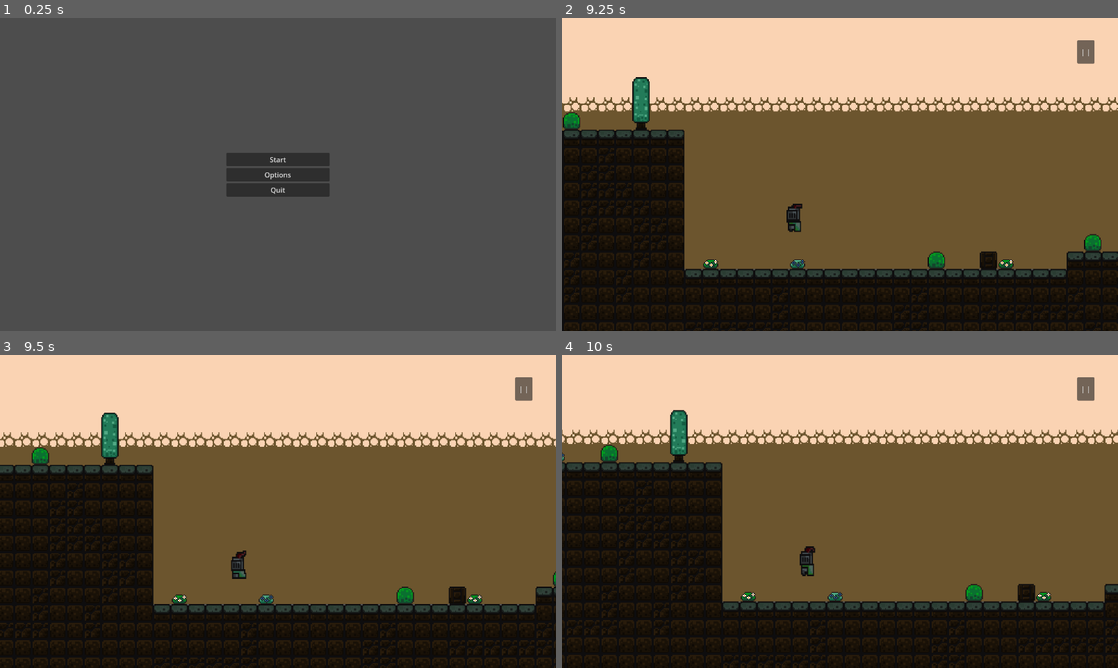
Above: before the commit, frames 1-4 (two rows, left to right).
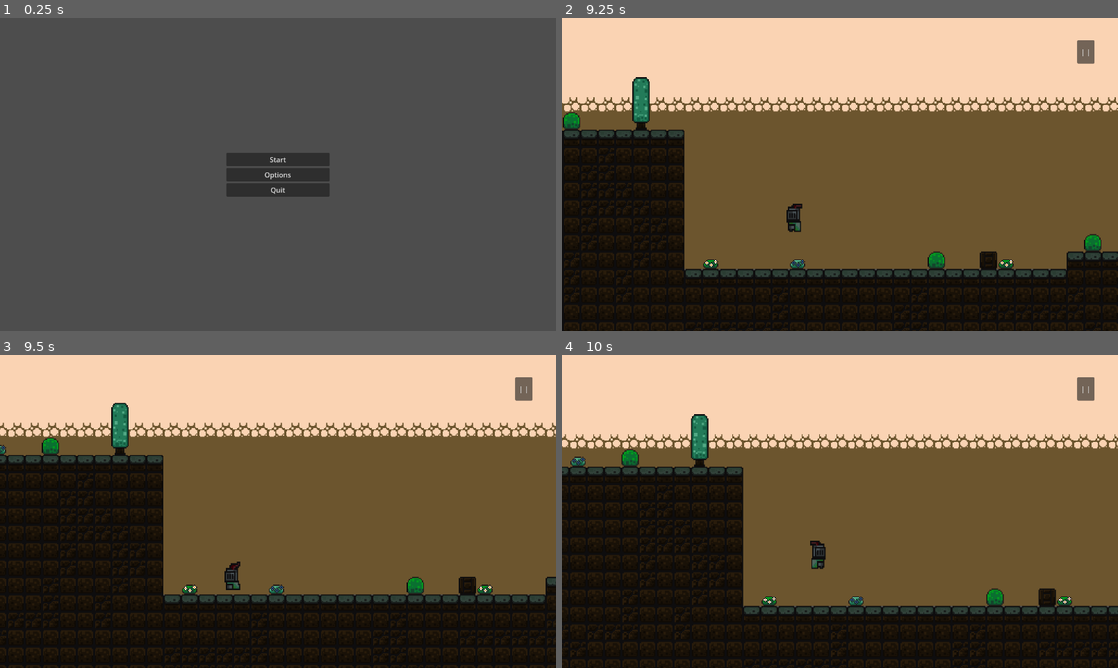
Above: after the commit, the same moments.

Repository: KAISERaustin/2D-Platformer
Game: Godot game, scene res://scenes/main_menu.tscn
Two runs of this game, one before a commit and one after it. Both use one fixed random seed, a clock stepped at 60 frames per second and the inputs below.
Inputs:
- Up to frame 1 (0.25 s): no input
- Up to frame 2 (9.25 s): click "Start" at 0.5 s; hold D (move_right) 1.28-2.78 s; tap Space (jump) at 1.52, 2.27, 5.27, 6.02, 6.77, 8.27, 9.02 s; hold A (move_left) 2.78-3.5 s; click "| |" at 3.5 s; click "Resume" at 4.25 s; tap Enter at 5 s; hold D (move_right) 5.03-6.53 s; hold A (move_left) 6.53-7.28 s; hold D (move_right) 7.28-8.03 s; hold A (move_left) from 8.03 s (still down)
- Up to frame 3 (9.5 s): keep holding A (move_left)
- Up to frame 4 (10 s): release A (move_left) at 9.53 s; hold D (move_right) from 9.53 s (still down); tap Space (jump) at 9.77 s

Frames 1-2 are identical in both runs. In frame 3, 14% of the frame differs, in the area x 0-100%, y 15-100%; in frame 4, 14%.

Commit message:
moved win back to WIN position...

Diff:
--- a/scenes/game.tscn
+++ b/scenes/game.tscn
@@ -298,8 +298,8 @@
 spawn_positions = Array[Vector2]([Vector2(200, 0), Vector2(296, -17), Vector2(760, 112), Vector2(296, 320), Vector2(200, 320), Vector2(104, 320), Vector2(8, 320), Vector2(-72, 320), Vector2(-448, -145), Vector2(-712, -161)])
 
 [node name="LevelWonArea" parent="." instance=ExtResource("11_kvpfn")]
-position = Vector2(-76, -26)
-script = null
+z_index = 1
+position = Vector2(-1208, -344)
 
 [node name="GameUi" parent="." instance=ExtResource("12_dinhu")]
 
